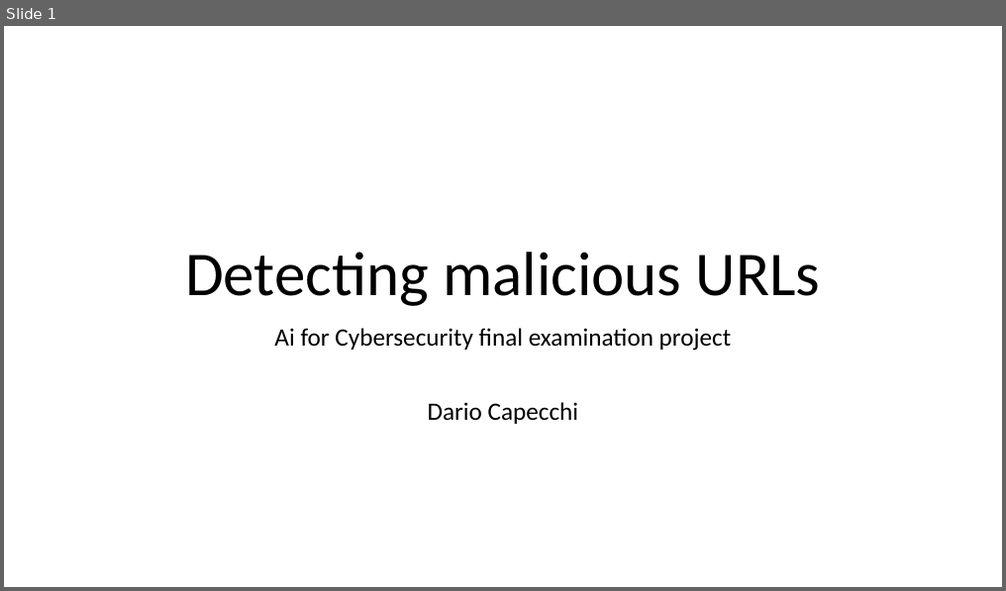
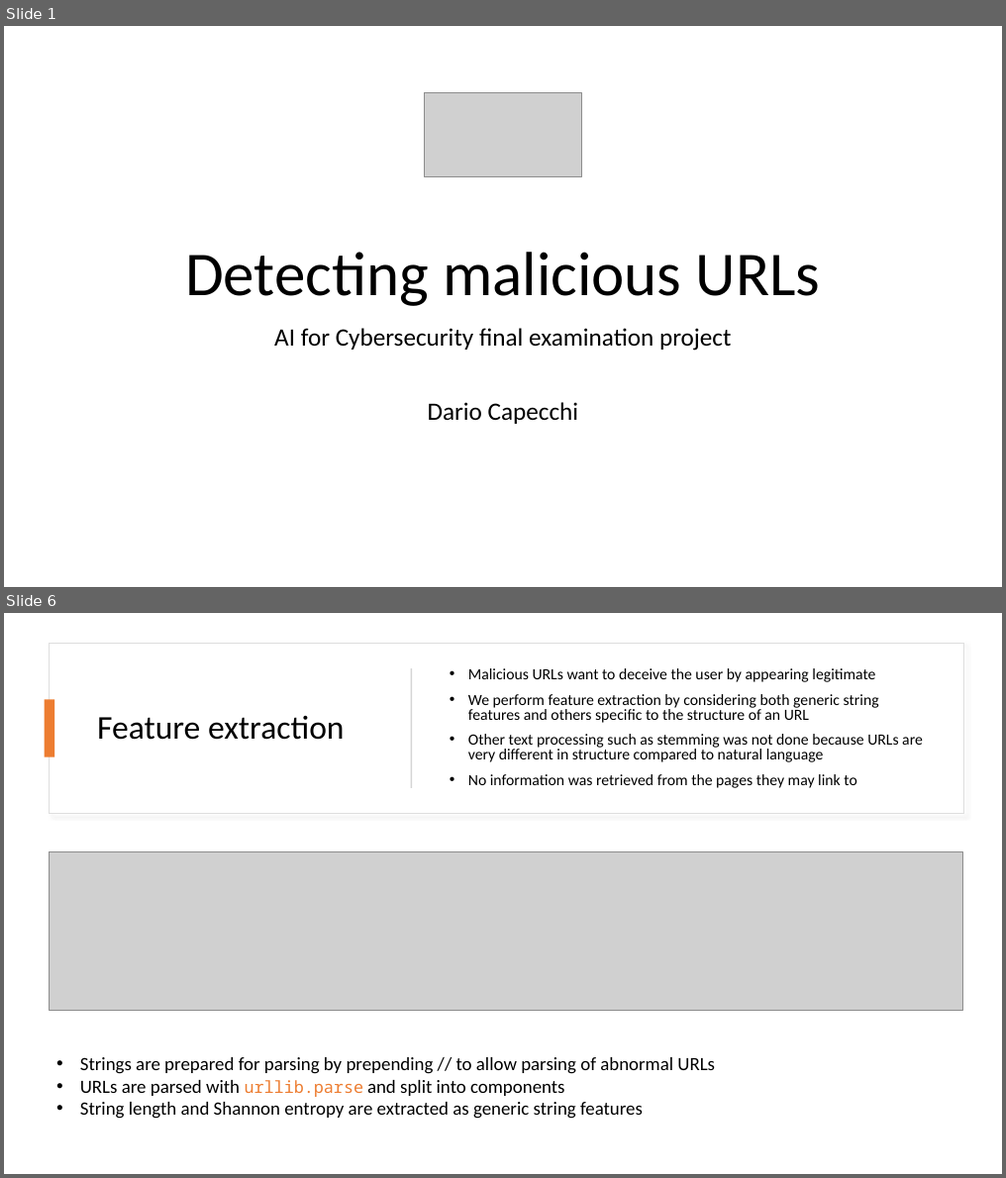
Before and after one commit to Metalcape/url-classifier, a slide deck: slides.pptx. Shown one above the other, each under a label of ours: slide 1 before the commit, slides 1 and 6 after it; the slides between them are not shown. The pictures are 1006x591 and 1006x1178 pixels, drawn with LibreOffice and Linux fonts; fonts in the diff are those of the drawing; grey boxes stand for pictures. Boxes give left, top, right and bottom in pixels: in the first picture for what was removed or moved away, otherwise in the second. Text is boxed around its words. In the diff, an @@ line names an element or a change of style, - is before the commit and + after.

```diff
--- a/slides.pptx
+++ b/slides.pptx
@@ slide 6 added at [4,613,1002,1174], background #FFFFFF @@
@@ rectangle added at [50,643,963,814], fill #FFFFFF, outline #DEDEDE 1 pt @@
@@ rectangle added at [411,668,412,788], fill #D5D5D5 @@
@@ text added at [468,668,923,788], 15 pt, text #000000 @@
+• Malicious URLs want to deceive the user by appearing legitimate
+• We perform feature extraction by considering both generic string features and others specific to the structure of an URL
+• Other text processing such as stemming was not done because URLs are very different in structure compared to natural language
+• No information was retrieved from the pages they may link to
@@ rectangle added at [45,700,54,758], fill #ED7D31 @@
@@ title added at [97,715,345,740], 32 pt, text #000000 @@
+Feature extraction
@@ picture added at [50,853,963,1011] @@
@@ text added at [80,1058,715,1119], 18 pt, text #000000 @@
+• Strings are prepared for parsing by prepending // to allow parsing of abnormal URLs
+• URLs are parsed with urllib.parse and split into components
+• String length and Shannon entropy are extracted as generic string features
@@ slide 1 changed as well @@
@@ picture added at [425,92,582,176] @@
@@ subtitle at [274,328,732,351]: text changed @@
-Ai for Cybersecurity final examination project
+AI for Cybersecurity final examination project
```
Also in this commit, not shown: 3 other slides changed, 9 other slides added, 4 slides removed, 21 other files.
